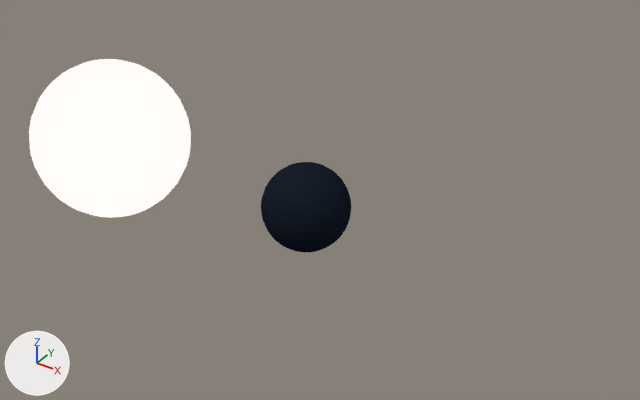
One commit to the Blender file Blender Files/scratch.blend: the scene before it, then after it.
Rendered twice from a camera (50 mm lens) standing at (7.82, -6.89, 5.08) and looking at (3.03, 0.22, -0.01). The axes (+X, +Y, +Z) are drawn at lower left. The lights are the same throughout.
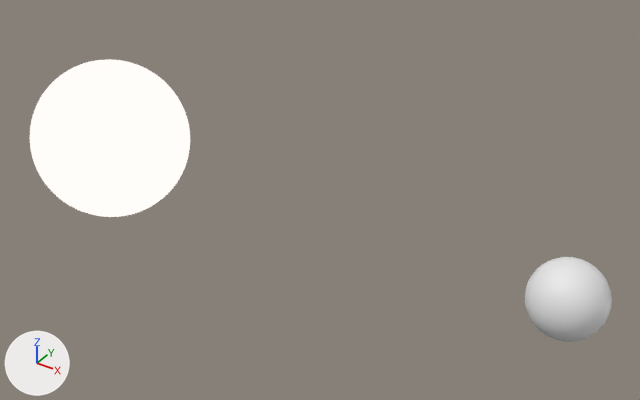
The change, as a list of edits to the scene's bpy script:
```text
Change me_sphere_001:
    used by ob_sphere_001; location = (3.0, 0.0, 0.0)
    remove me_sphere_001.from_pydata(...)  # 482 vertices, 512 faces; spans x -0.5..0.5, y -0.5..0.5, z -0.5..0.5
    remove me_sphere_001.materials.append(mat_material_001)  # black #181f2b
    add me_sphere_001.from_pydata(...)  # 482 vertices, 512 faces; spans x -0.2..0.2, y -0.2..0.2, z -0.2..0.2
    me_sphere_001 part 1: 482 vertices removed from x -0.5..0.5, y -0.5..0.5, z -0.5..0.5
    me_sphere_001 part 2: 482 vertices added at x -0.2..0.2, y -0.2..0.2, z -0.2..0.2, forming a UV sphere (32 segments, 16 rings, poles along z)
Change ob_sphere:
    add _m = ob_sphere.modifiers.new('Subdivision', 'SUBSURF')
Change ob_sphere_001:
    add ob_sphere_001.parent = ob_empty
Add ob_empty:
    ob_empty = bpy.data.objects.new('Empty', None)
    ob_empty.location = (0.0, 0.0, 0.0)
    ob_empty.scale = (2.0, 2.0, 2.0)
```

Location of each change, [x1, y1, x2, y2] in pixels of the pictures (640 x 400 px):
'Sphere', modifiers changed
    before: [29, 59, 191, 218]
    after: [30, 59, 190, 217]
'Sphere.001', reshaped, moved
    before: [261, 162, 351, 252]
    after: [525, 257, 612, 342]
part 1 of me_sphere_001, deleted (black)
    before: [261, 162, 351, 252]
part 2 of me_sphere_001, added
    after: [525, 257, 612, 342]
